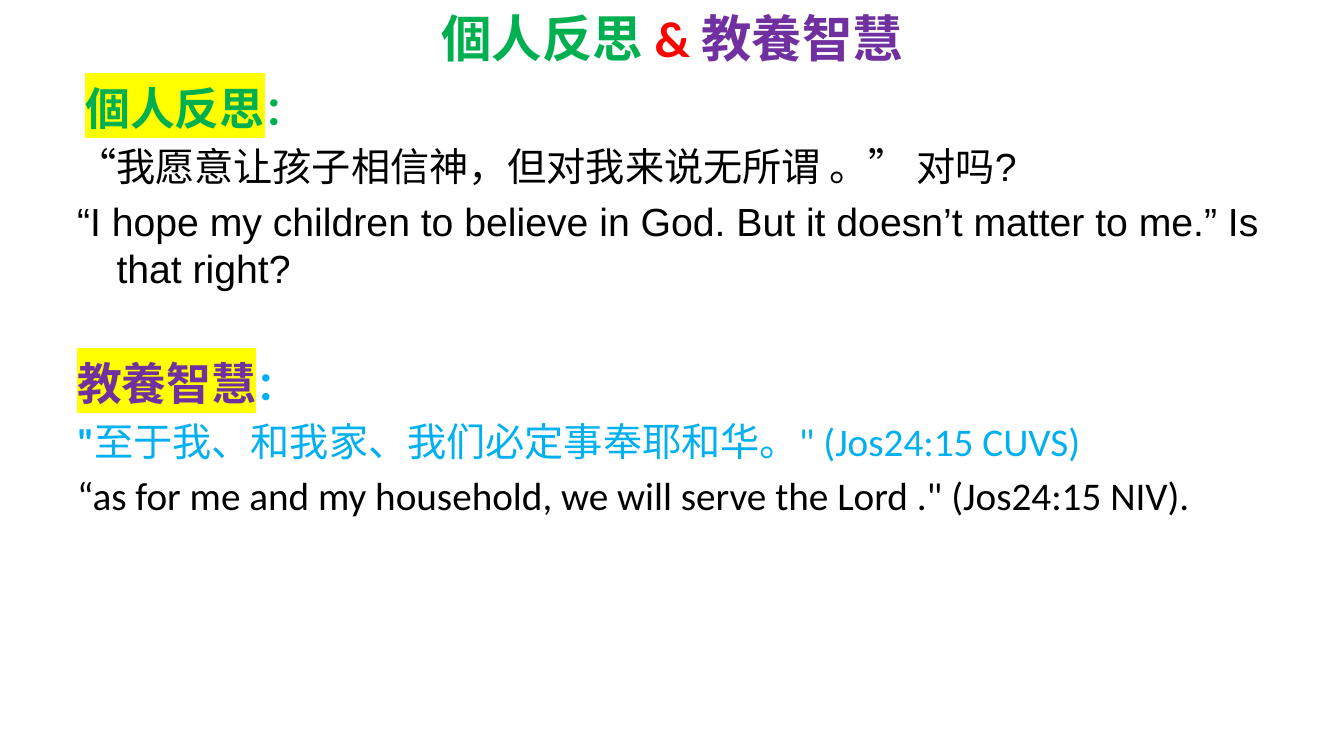
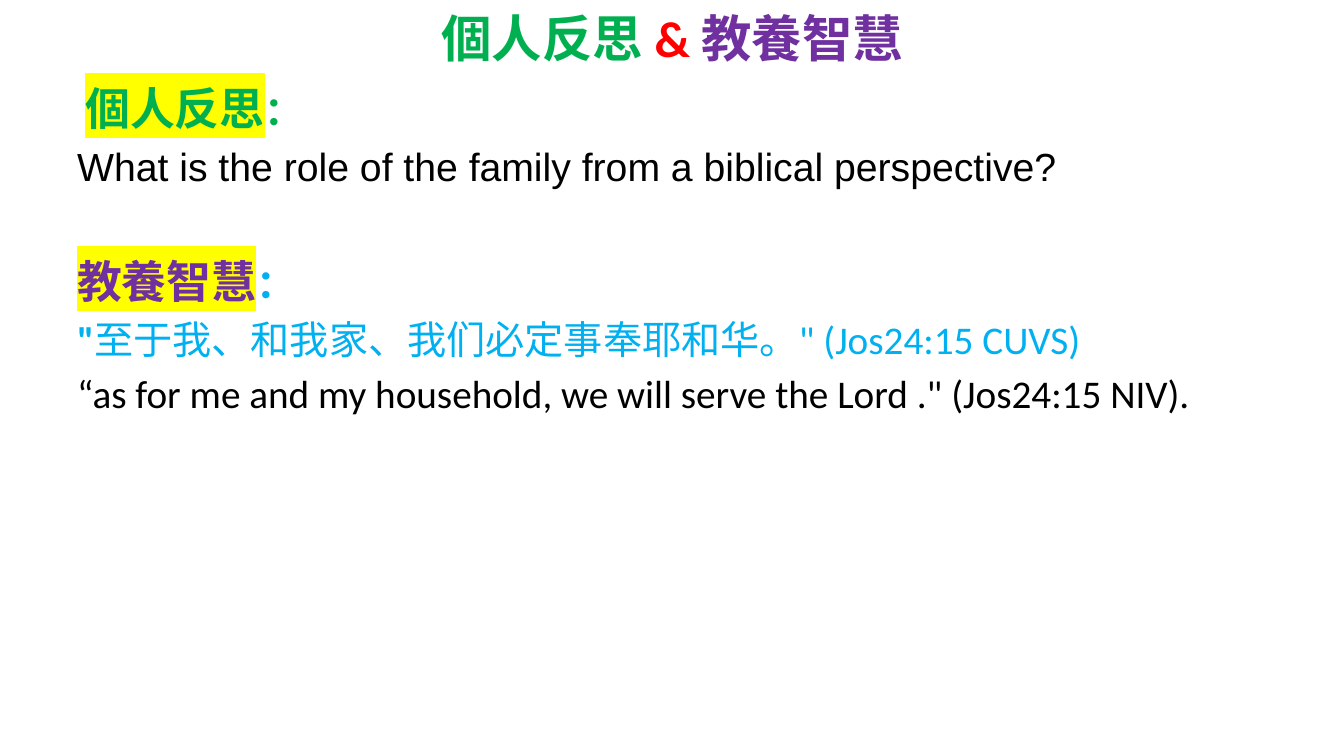
Before and after one commit to wdingbox/accc_2025_pp, a slide deck: slide 8 of ppt/Exodus/exo10_1_15.pptx. Drawn at 1344x756 pixels with LibreOffice and Linux fonts; fonts in the diff are those of the drawing; background and template pictures are left out. Boxes give left, top, right and bottom in pixels: in the first picture for what was removed or moved away, otherwise in the second. Text is boxed around its words. In the diff, an @@ line names an element or a change of style, - is before the commit and + after.

Commit message:
modified:   exo10_16_29.pdf modified:   exo10_16_29.pptx modified:   exo10_1_15.pdf modified:   exo10_1_15.pptx

```diff
--- a/ppt/Exodus/exo10_1_15.pptx
+++ b/ppt/Exodus/exo10_1_15.pptx
@@ text at box(77, 152, 1056, 189): text changed @@
-“我愿意让孩子相信神，但对我来说无所谓 。” 对吗?
-“I hope my children to believe in God. But it doesn’t matter to me.” Is that right?
+What is the role of the family from a biblical perspective?
```
Also in this commit, not shown: 3 other slides changed, 1 slide added, 1 slide removed, 3 other files.
